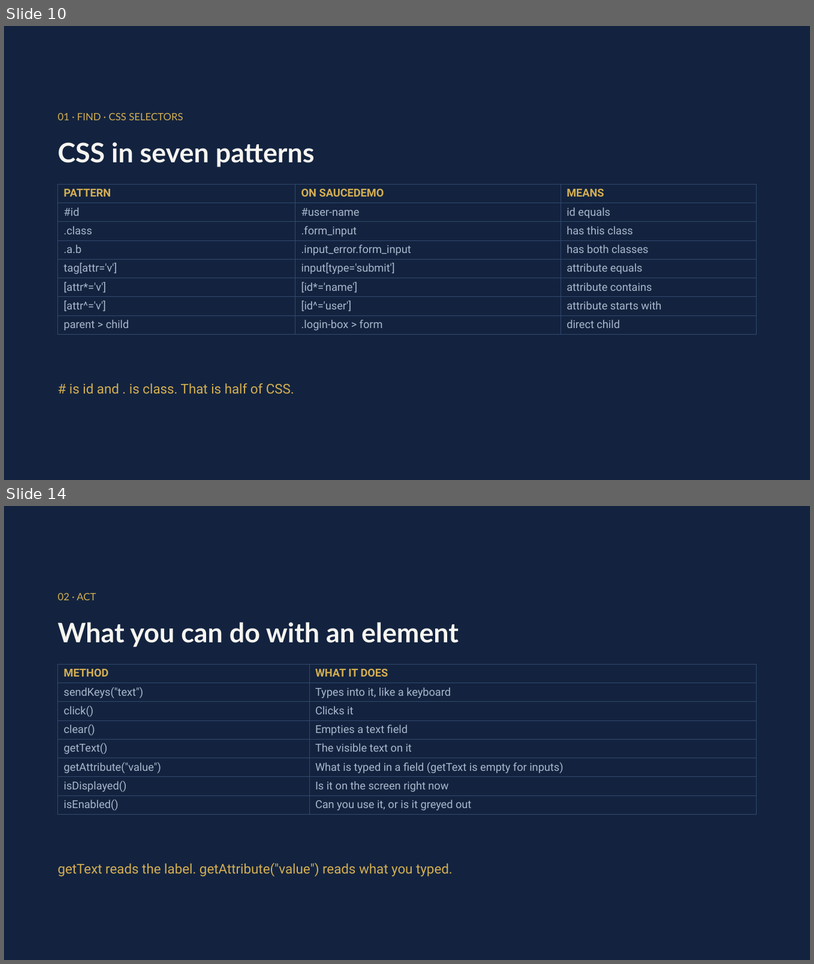
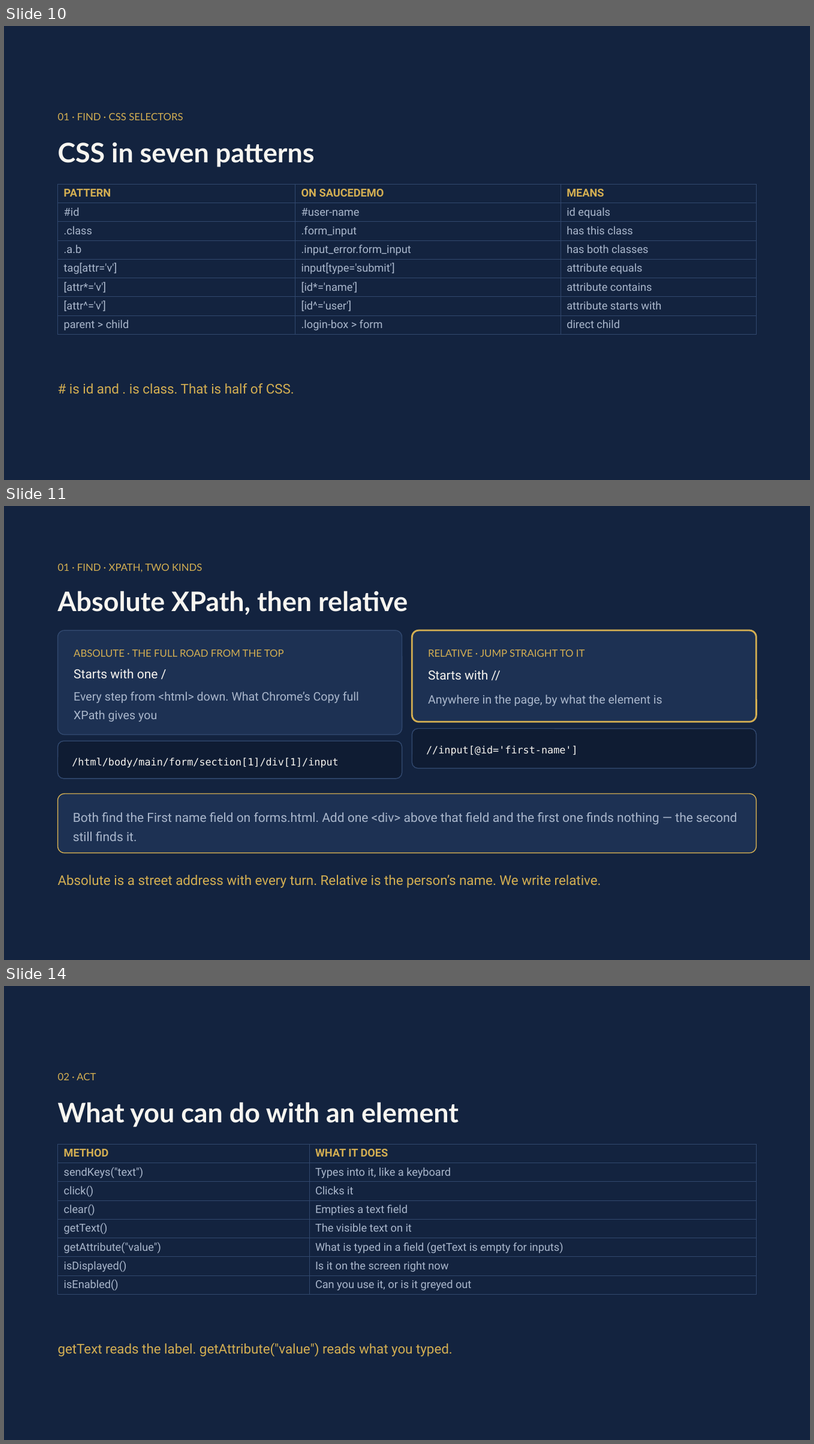
Before and after one commit to MohamedShehab280/software-testing, a slide deck: week-04/Week 4 - Locators and Assertions.pptx. Shown one above the other, each under a label of ours: slides 10 and 14 before the commit, slides 10, 11 and 14 after it; the slides between them are not shown. The pictures are 814x964 and 814x1444 pixels, drawn with LibreOffice and Linux fonts; fonts in the diff are those of the drawing. Boxes give left, top, right and bottom in pixels: in the first picture for what was removed or moved away, otherwise in the second. Text is boxed around its words. In the diff, an @@ line names an element or a change of style, - is before the commit and + after.

Commit message:
Week 4: absolute XPath before relative, open the practice site with new File(...)

```diff
--- a/week-04/Week 4 - Locators and Assertions.pptx
+++ b/week-04/Week 4 - Locators and Assertions.pptx
@@ slide 11 added at (4, 506, 810, 960), background #13233F @@
@@ text added at (58, 564, 202, 572), 12 pt, text #D4AF52 @@
+01 · FIND · XPATH, TWO KINDS
@@ text added at (58, 591, 408, 615), 32 pt, text #F7F5F0, bold @@
+Absolute XPath, then relative
@@ rounded rectangle added at (58, 630, 402, 734), fill #1D3153, outline #31486E 1 pt @@
@@ rounded rectangle added at (413, 630, 756, 721), fill #1D3153, outline #D4AF52 2 pt @@
@@ text added at (74, 649, 284, 657), 12 pt, text #D4AF52 @@
+ABSOLUTE · THE FULL ROAD FROM THE TOP
@@ text added at (428, 649, 585, 657), 12 pt, text #D4AF52 @@
+RELATIVE · JUMP STRAIGHT TO IT
@@ text added at (74, 669, 158, 678), 15 pt, text #F7F5F0 @@
+Starts with one /
@@ text added at (428, 670, 488, 679), 15 pt, text #F7F5F0 @@
+Starts with //
@@ text added at (74, 691, 359, 721), 14 pt, text #AAB7CC @@
+Every step from <html> down. What Chrome’s Copy full XPath gives you
@@ text added at (428, 694, 663, 706), 14 pt, text #AAB7CC @@
+Anywhere in the page, by what the element is
@@ rounded rectangle added at (413, 729, 756, 769), fill #0F1C33, outline #31486E 1 pt @@
@@ rounded rectangle added at (58, 741, 402, 778), fill #0F1C33, outline #31486E 1 pt @@
@@ text added at (72, 757, 338, 768), 12 pt, text #F7F5F0 @@
+/html/body/main/form/section[1]/div[1]/input
@@ text added at (426, 745, 578, 756), 12 pt, text #F7F5F0 @@
+//input[@id='first-name']
@@ rounded rectangle added at (58, 793, 757, 853), fill #1D3153, outline #D4AF52 1 pt @@
@@ text added at (73, 812, 737, 841), 15 pt, text #AAB7CC @@
+Both find the First name field on forms.html. Add one <div> above that field and the first one finds nothing — the second still finds it.
@@ text added at (58, 874, 602, 888), 16 pt, text #D4AF52 @@
+Absolute is a street address with every turn. Relative is the person’s name. We write relative.
```
Also in this commit, not shown: 2 slides changed, 1 slide removed, 3 other files.
